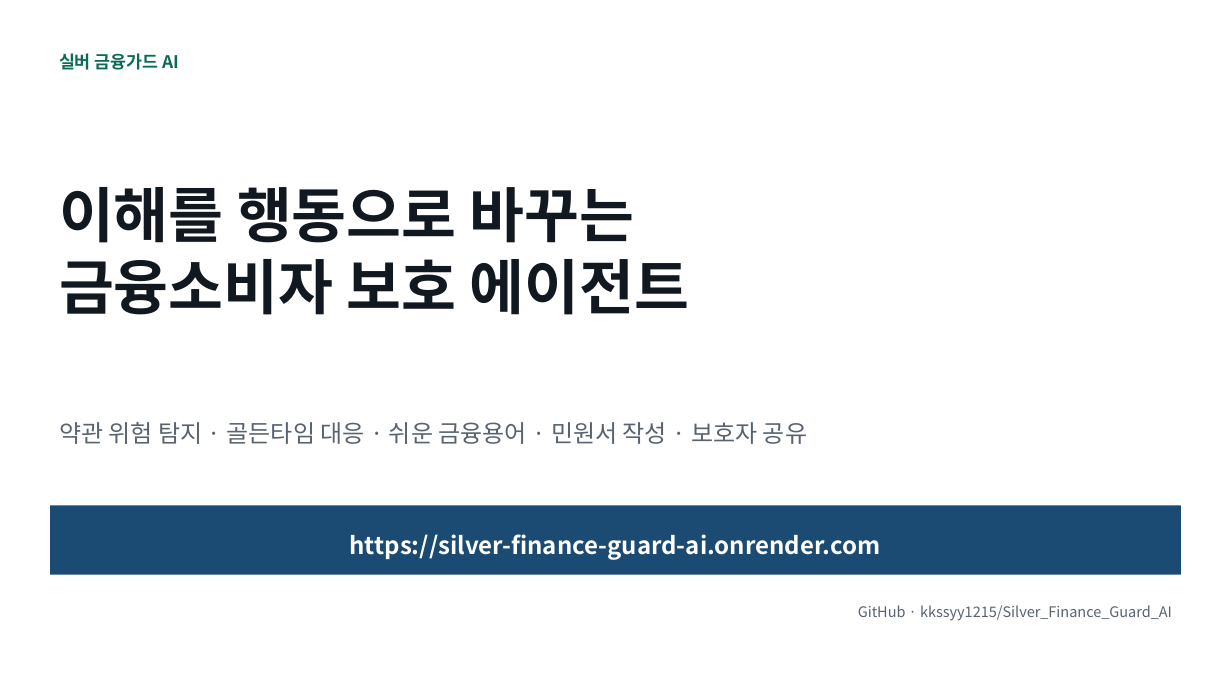
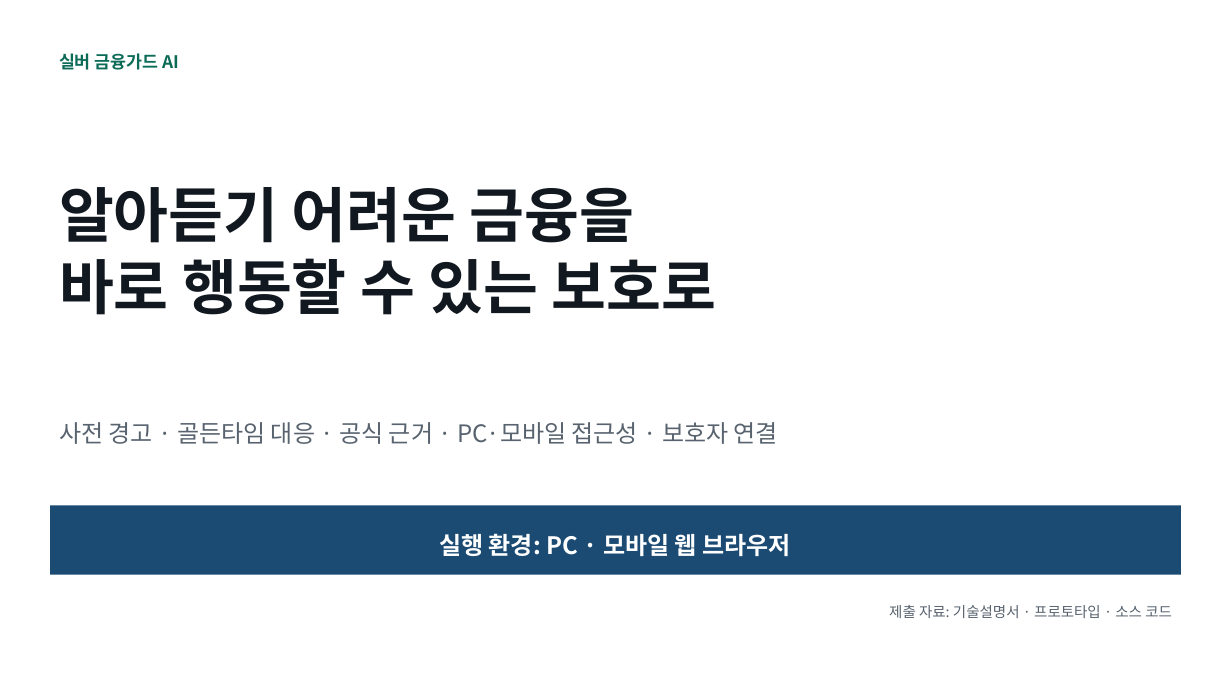
Before and after one commit to kkssyy1215/Silver_Finance_Guard_AI, a slide deck: slide 12 of deliverables/실버_금융가드_AI_기술설명서.pptx. Drawn at 1232x693 pixels with LibreOffice and Linux fonts; fonts in the diff are those of the drawing. Boxes give left, top, right and bottom in pixels: in the first picture for what was removed or moved away, otherwise in the second. Text is boxed around its words. In the diff, an @@ line names an element or a change of style, - is before the commit and + after.

```diff
--- a/deliverables/실버_금융가드_AI_기술설명서.pptx
+++ b/deliverables/실버_금융가드_AI_기술설명서.pptx
@@ text at [59, 187, 717, 315]: text changed @@
-이해를 행동으로 바꾸는
-금융소비자 보호 에이전트
+알아듣기 어려운 금융을
+바로 행동할 수 있는 보호로
@@ text at [59, 422, 778, 444]: text changed @@
-약관 위험 탐지 · 골든타임 대응 · 쉬운 금융용어 · 민원서 작성 · 보호자 공유
+사전 경고 · 골든타임 대응 · 공식 근거 · PC·모바일 접근성 · 보호자 연결
@@ text at [439, 533, 790, 556]: text changed @@
-https://silver-finance-guard-ai.onrender.com
+실행 환경: PC · 모바일 웹 브라우저
@@ text at [889, 605, 1172, 618]: text changed @@
-GitHub · kkssyy1215/Silver_Finance_Guard_AI
+제출 자료: 기술설명서 · 프로토타입 · 소스 코드
```
Also in this commit, not shown: 9 other slides changed, 35 other files.
